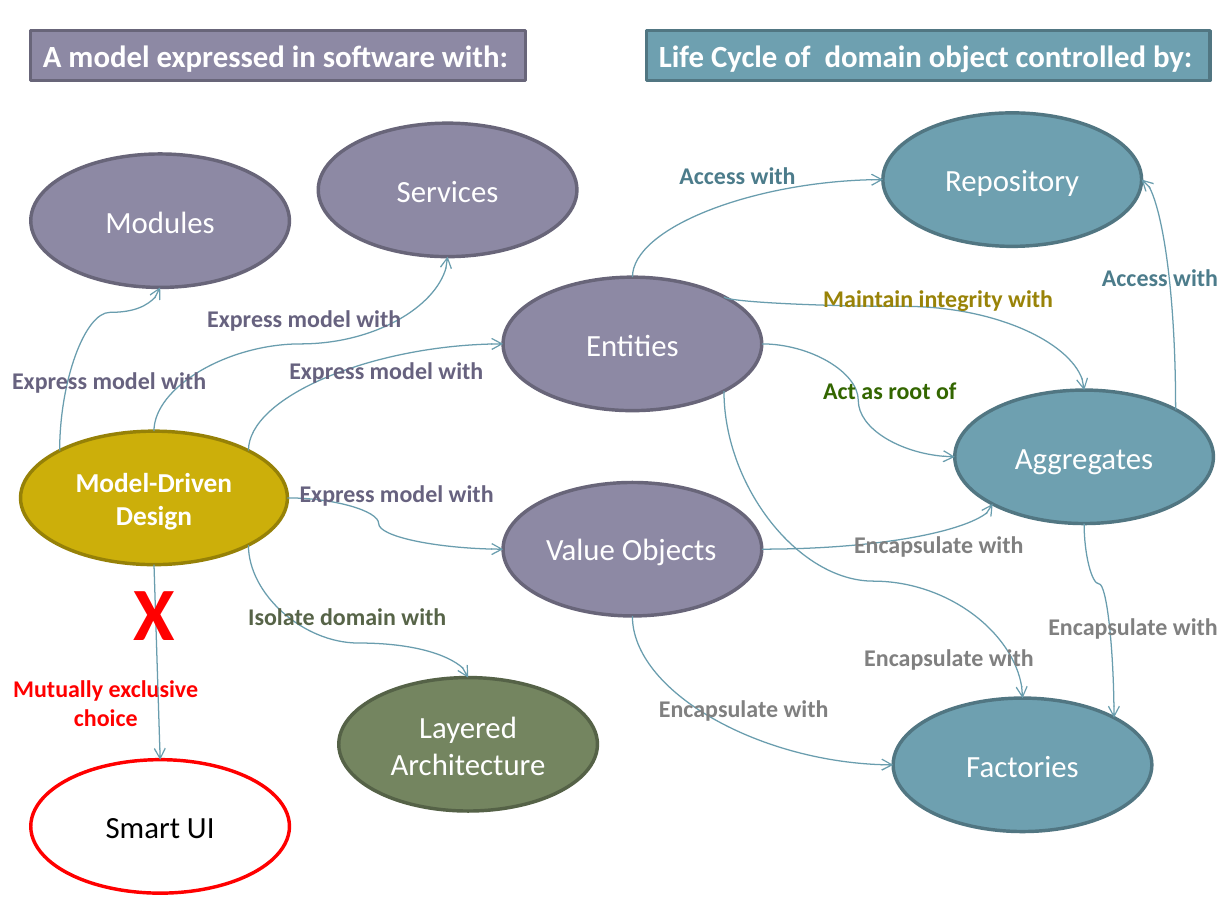
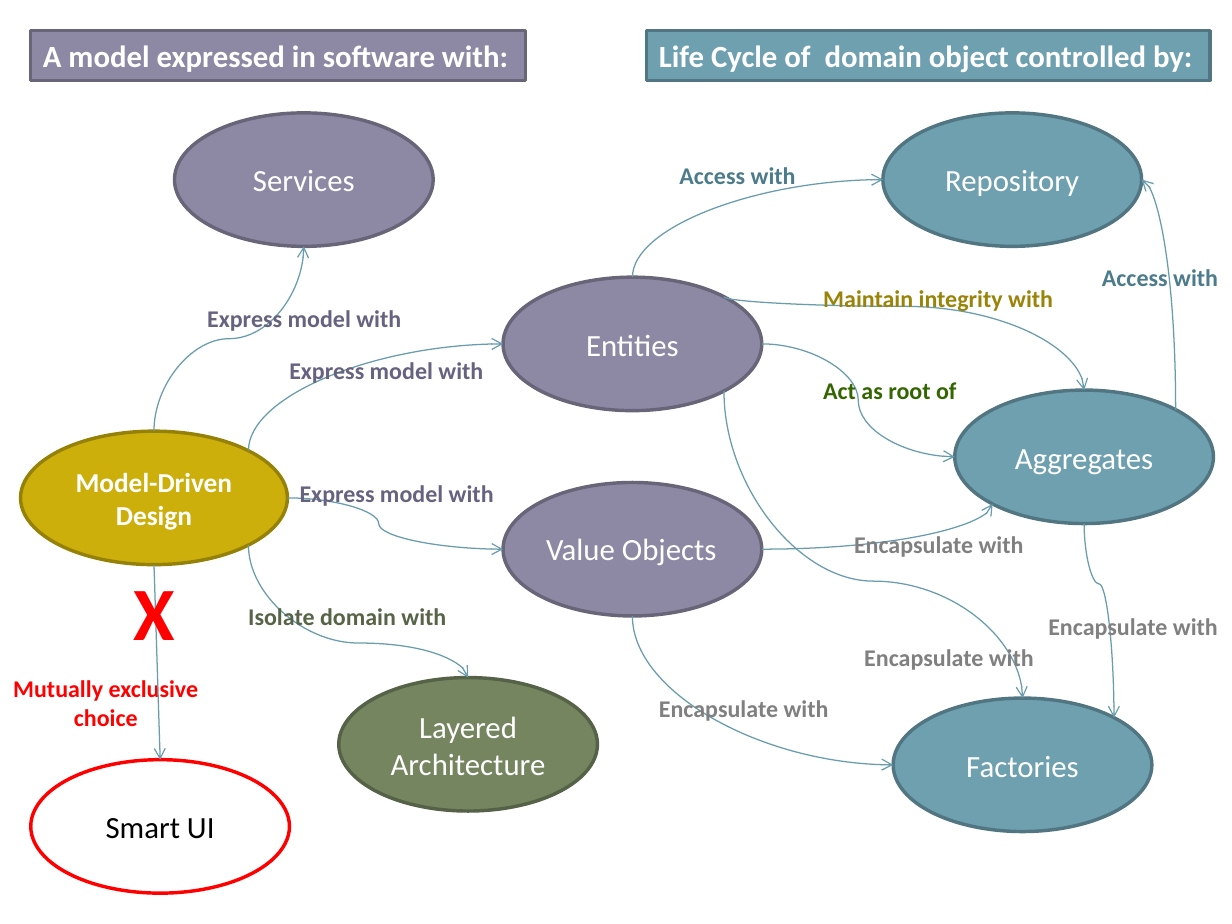
Before and after one commit to arturtv/dddpresentation, a slide deck: slide 17 of Domain-DrivenDesign.A.Trosin.pptx. Drawn at 1232x924 pixels with LibreOffice and Linux fonts; fonts in the diff are those of the drawing. Boxes give left, top, right and bottom in pixels: in the first picture for what was removed or moved away, otherwise in the second. Text is boxed around its words. In the diff, an @@ line names an element or a change of style, - is before the commit and + after.

```diff
--- a/Domain-DrivenDesign.A.Trosin.pptx
+++ b/Domain-DrivenDesign.A.Trosin.pptx
@@ ellipse "Services": place and size @@
-ellipse "Services" at (318, 123, 577, 256)
+ellipse "Services" at (175, 113, 434, 246)
@@ ellipse removed at (31, 154, 290, 287) @@
-Modules
@@ curved arrow moved from (154, 431) - (447, 256) to (154, 431) - (304, 246) @@
@@ curved arrow removed from (59, 451) to (160, 287) @@
@@ text removed at (12, 369, 206, 396) @@
-Express model with
```
